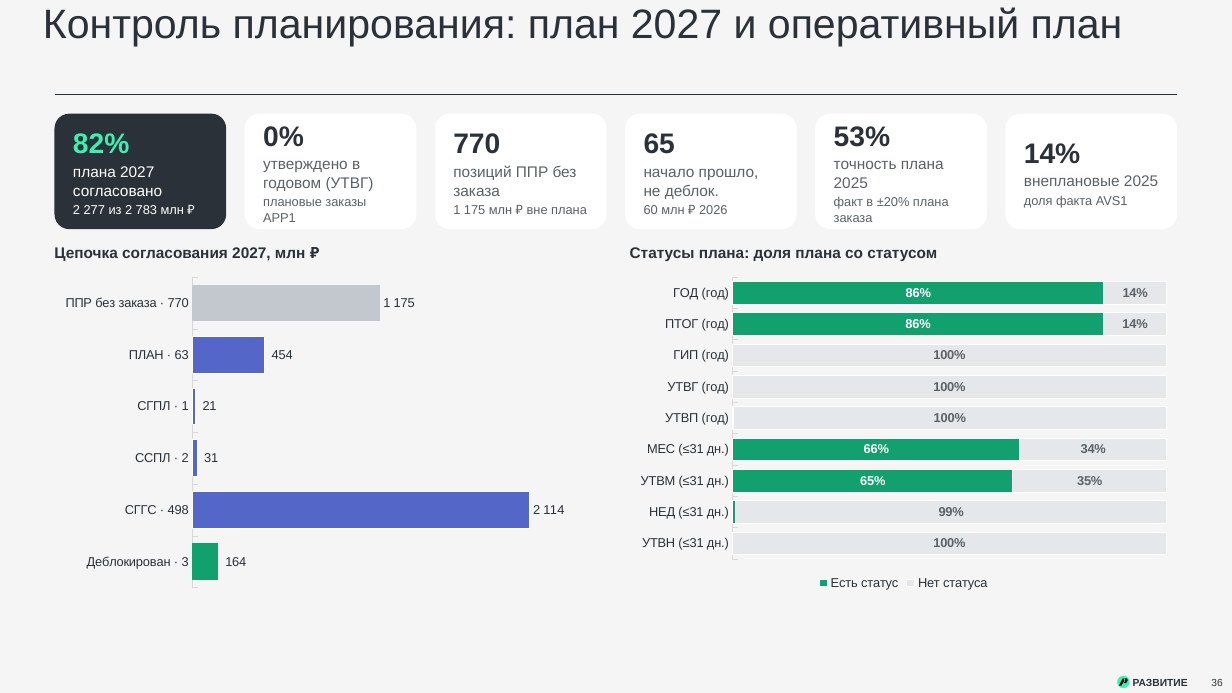
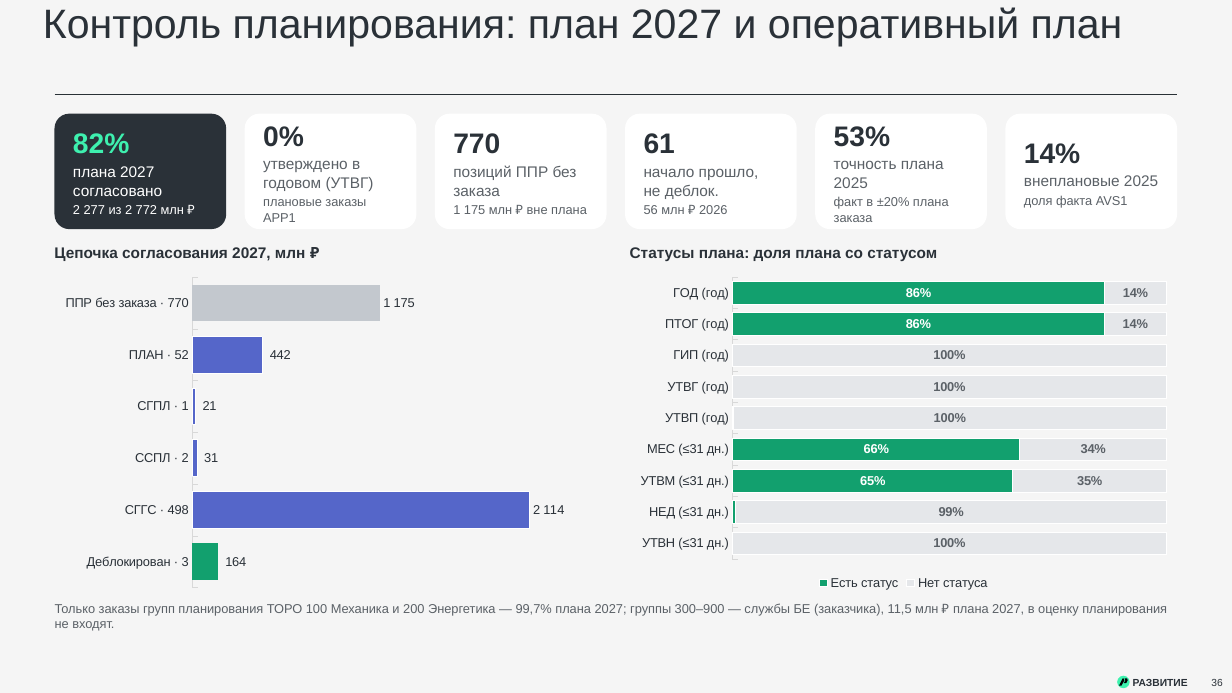
Before and after one commit to victorekuznetsov/TZ, a slide deck: slide 36 of exports/WK_ispolnenie_2024-2026_plan_2027.pptx. Drawn at 1232x693 pixels with LibreOffice and Linux fonts; fonts in the diff are those of the drawing. Boxes give left, top, right and bottom in pixels: in the first picture for what was removed or moved away, otherwise in the second. Text is boxed around its words. In the diff, an @@ line names an element or a change of style, - is before the commit and + after.

```diff
--- a/exports/WK_ispolnenie_2024-2026_plan_2027.pptx
+++ b/exports/WK_ispolnenie_2024-2026_plan_2027.pptx
@@ text at (644, 133, 675, 154): text changed @@
-65
+61
@@ text at (73, 205, 184, 214): text changed @@
-2 277 из 2 783 млн ₽
+2 277 из 2 772 млн ₽
@@ text at (644, 205, 727, 214): text changed @@
-60 млн ₽ 2026
+56 млн ₽ 2026
@@ bar chart at (55, 271, 602, 594) @@
-categories: ППР без заказа · 770, ПЛАН · 63, СГПЛ · 1, ССПЛ · 2, СГГС · 498, Деблокирован · 3
+categories: ППР без заказа · 770, ПЛАН · 52, СГПЛ · 1, ССПЛ · 2, СГГС · 498, Деблокирован · 3
-Series 1: 1175, 454, 21, 31, 2114, 164
+Series 1: 1175, 442, 21, 31, 2114, 164
@@ text added at (55, 603, 1167, 631), 10 pt, text #5B6167 @@
+Только заказы групп планирования ТОРО 100 Механика и 200 Энергетика — 99,7% плана 2027; группы 300–900 — службы БЕ (заказчика), 11,5 млн ₽ плана 2027, в оценку планирования не входят.
```
Also in this commit, not shown: 2 other slides changed, 9 other files.
